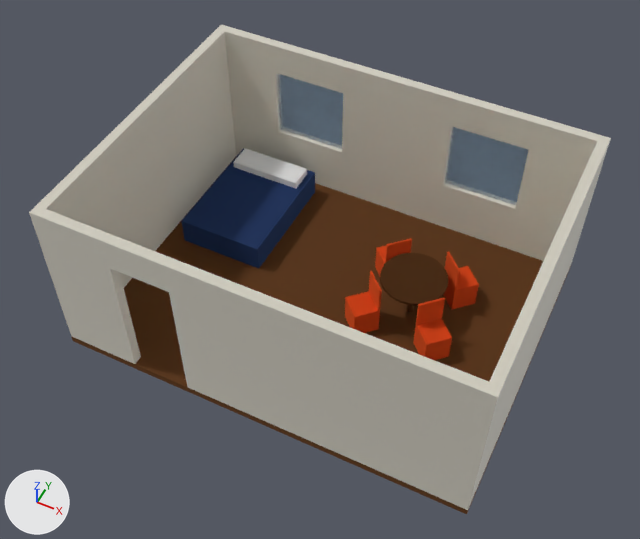
Before and after pictures for a commit that changed the glTF model packages/blender/examples/estudio.glb.
Rendered twice from a 50 mm lens placed at (6827.0, -5765.0, 10607.0), pointed at (2981.0, 1928.0, 990.0). Lighting does not change. The marker at lower left points along +X, +Y and +Z. The picture after the commit comes second. Where no turn or scale is listed for an object, it has been applied to the vertices.

Names of what the first picture shows: 'almohada', 'cama', 'mesa', 'muros', 'piso', 'sillas', 'vidrio-1', 'vidrio-2'.
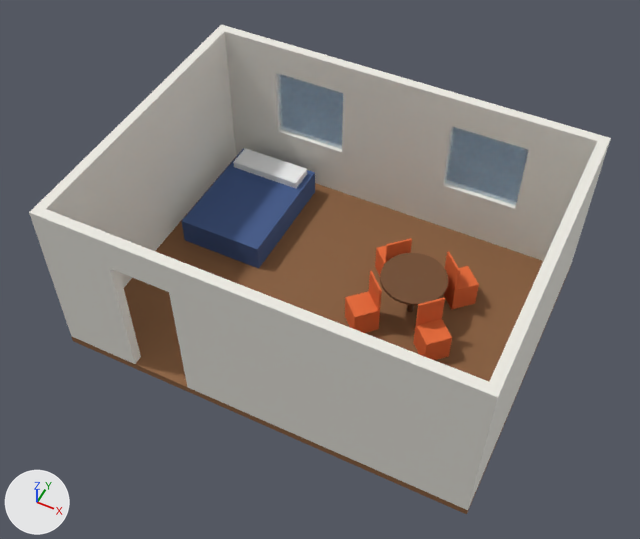
Boxes [x1, y1, x2, y2] around the edits, measured in the pictures (640 x 539 px):
'piso', surface changed (lighter)
    both: [71, 157, 543, 514]
'cama', surface changed (lighter)
    both: [182, 148, 315, 268]
'sillas', surface changed (lighter)
    both: [345, 238, 479, 360]
'mesa', surface changed (lighter)
    both: [380, 253, 448, 312]

What changed in the scene script:
```text
Change mat_mat_0:
    mat_mat_0.metallic: 1.0 -> 0.0
Change mat_mat_1:
    mat_mat_1.metallic: 1.0 -> 0.0
    mat_mat_1.roughness: 1.0 -> 0.8
Change mat_mat_3:
    mat_mat_3.metallic: 1.0 -> 0.0
Change mat_mat_5:
    mat_mat_5.metallic: 1.0 -> 0.0
Change mat_mat_6:
    mat_mat_6.metallic: 1.0 -> 0.0
```
